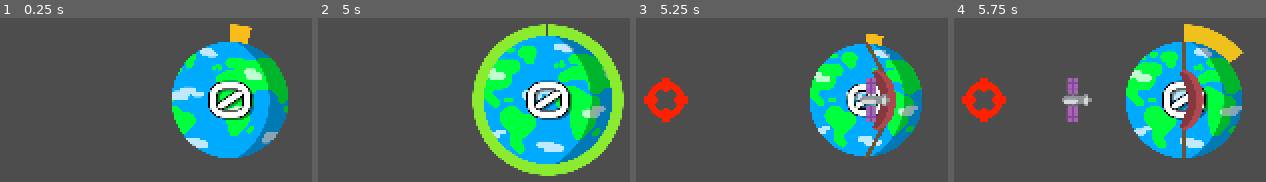
Above: before the commit, frames 1-4 (left to right).
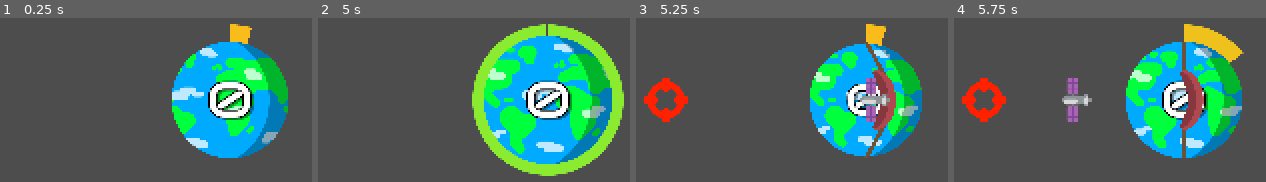
Above: after the commit, the same moments.

Repository: Andreas-R/GmtkJam2025
Game: Godot game, scene res://Scenes/_Slingshot.tscn
Two runs of this game, one before a commit and one after it. Both use one fixed random seed, a clock stepped at 60 frames per second and the inputs below. This scene is started directly instead of the project's main scene.
Inputs (mouse positions are in pixels of both pictures, inside the frame that each line leads up to):
- Up to frame 1 (0.25 s): no input
- Up to frame 2 (5 s): drag from (548, 100) to (outside the picture) at 0.52 s; drag from (386, 129) to (548, 100) at 1.27 s; move the mouse to (outside the picture) at 2.02 s; click (outside the picture) at 2.1 s; drag from (outside the picture) to (outside the picture) at 2.77 s; move the mouse to (outside the picture) at 3.52 s; click (outside the picture) at 3.6 s; drag from (outside the picture) to (548, 100) at 4.27 s
- Up to frame 3 (5.25 s): move the mouse to (907, 100) at 5.02 s; click (907, 100) at 5.1 s
- Up to frame 4 (5.75 s): no input

Frames 1-2 are identical in both runs. In frame 3, 0.4% of the frame differs, in the area x 73-81%, y 3-11%; in frame 4, nothing differs.

Commit message:
updated satellite counter animation

Diff:
--- a/gmtkjam2025/Prefabs/Earth.tscn
+++ b/gmtkjam2025/Prefabs/Earth.tscn
@@ -125,16 +125,18 @@
 
 [node name="Timer" type="Timer" parent="SatelliteCounter"]
 
-[node name="Counter" type="Label" parent="SatelliteCounter"]
+[node name="CounterPivot" type="Node2D" parent="SatelliteCounter"]
+
+[node name="CounterLabel" type="Label" parent="SatelliteCounter/CounterPivot"]
 z_index = 1
 anchors_preset = 8
 anchor_left = 0.5
 anchor_top = 0.5
 anchor_right = 0.5
 anchor_bottom = 0.5
-offset_left = -77.5
+offset_left = -92.5
 offset_top = -128.0
-offset_right = 77.5
+offset_right = 92.5
 offset_bottom = 128.0
 grow_horizontal = 2
 grow_vertical = 2
--- a/gmtkjam2025/Scripts/Earth/SatelliteCounter.gd
+++ b/gmtkjam2025/Scripts/Earth/SatelliteCounter.gd
@@ -6,7 +6,8 @@
 @export var color2: Color = Color.GREEN
 
 @onready var timer: Timer = $Timer
-@onready var counterLabel: Label = $Counter
+@onready var counterPivot: Node2D = $CounterPivot
+@onready var counterLabel: Label = $CounterPivot/CounterLabel
 @onready var progress: TextureProgressBar = $Progress
 
 var satelliteCount: int = 0;
@@ -36,9 +37,9 @@
         wobble_tween.kill()
     wobble_tween = create_tween().set_ease(Tween.EASE_IN_OUT)
 
-    wobble_tween.tween_property(self, "scale", Vector2(1.5, 1.5), 0.1)
-    wobble_tween.tween_property(self, "scale", Vector2(0.75, 0.75), 0.1)
-    wobble_tween.tween_property(self, "scale", Vector2(1, 1), 0.1)
+    wobble_tween.tween_property(counterPivot, "scale", Vector2(1.5, 1.5), 0.1)
+    wobble_tween.tween_property(counterPivot, "scale", Vector2(0.75, 0.75), 0.1)
+    wobble_tween.tween_property(counterPivot, "scale", Vector2(1, 1), 0.1)
 
 func update_counter():
     counterLabel.text = str(satelliteCount)
